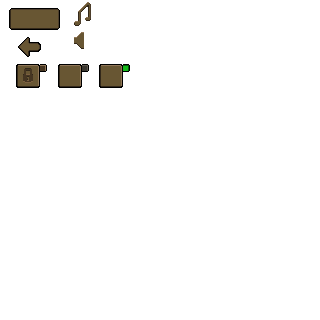
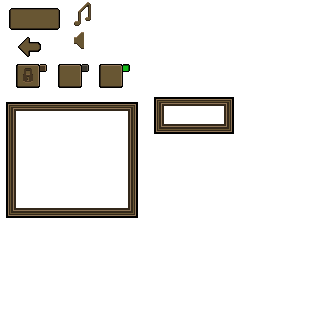
Revision of a layered 320x320 image; what changed, layer by layer:
painted on "Camada 1" over 6, 97, 234, 218
